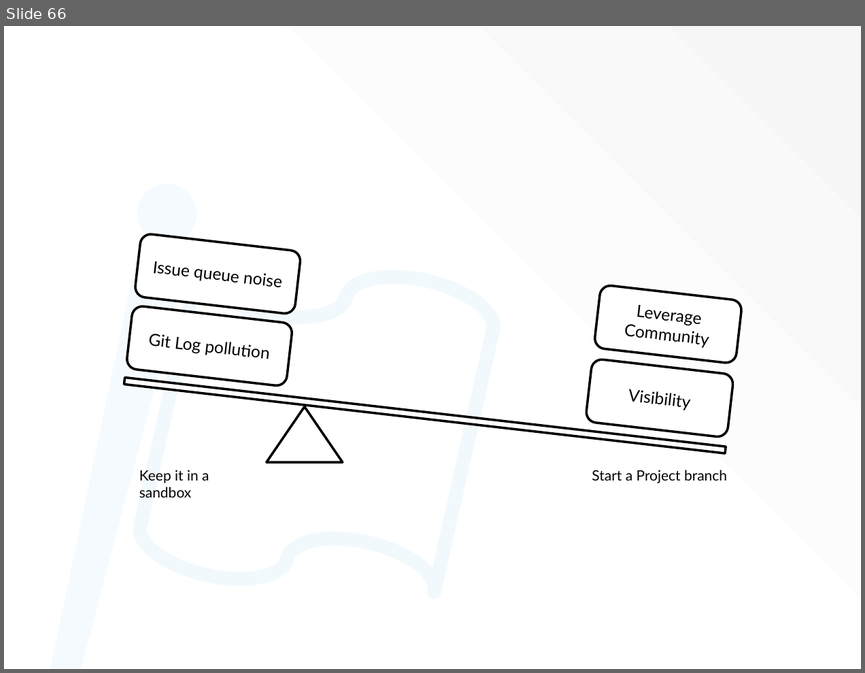
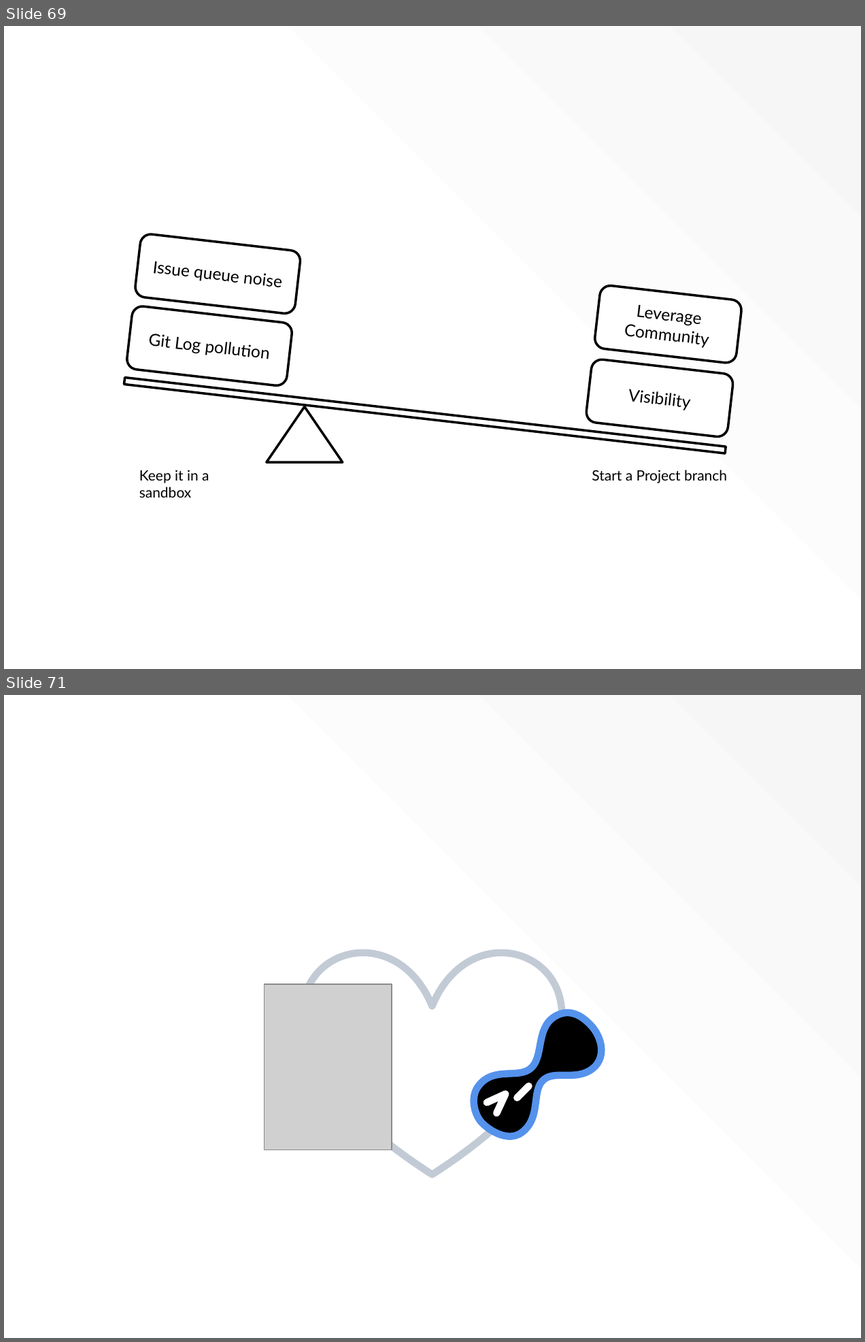
Before and after one commit to socketwench/portingFlagToDrupal8, a slide deck: src/flagOnD8.pptx. Shown one above the other, each under a label of ours: slide 66 before the commit, slides 69 and 71 after it; the slides between them are not shown. The pictures are 865x673 and 865x1342 pixels, drawn with LibreOffice and Linux fonts; fonts in the diff are those of the drawing; grey boxes stand for pictures; background and template pictures are left out. Boxes give left, top, right and bottom in pixels: in the first picture for what was removed or moved away, otherwise in the second. Text is boxed around its words. In the diff, an @@ line names an element or a change of style, - is before the commit and + after.

```diff
--- a/src/flagOnD8.pptx
+++ b/src/flagOnD8.pptx
@@ slide 71 added at <box>4,695,861,1338</box>, background #FFFFFF; not listed: 1 template element that a slide beside it also shows @@
@@ heart added at <box>303,949,561,1174</box>, outline #17375E 6 pt @@
@@ picture added at <box>264,984,392,1149</box> @@
@@ freeform shape added at <box>473,1013,601,1136</box>, fill #000000, outline #5592EC 6 pt @@
@@ freeform shape added at <box>486,1093,505,1113</box>, outline #FFFFFF 6 pt @@
@@ line added from (517, 1098) to (528, 1086), #FFFFFF 6 pt @@
@@ what was slide 66 is now slide 69 @@
```
Also in this commit, not shown: 66 other slides changed, 3 other slides added, 8 other files.
